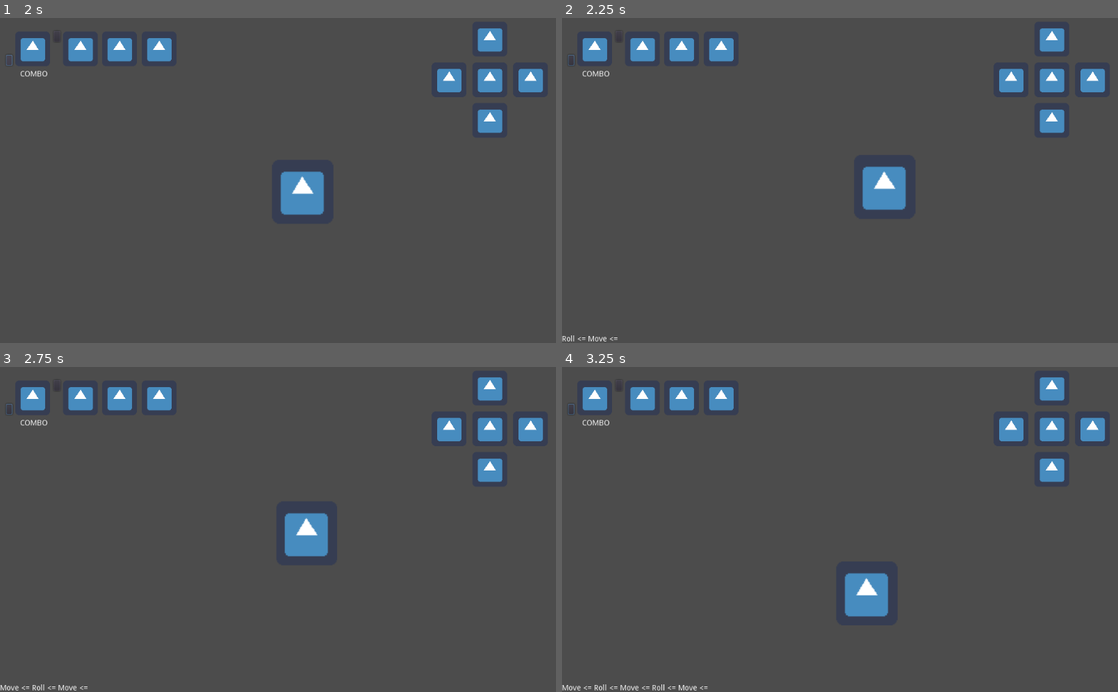
Above: before the commit, frames 1-4 (two rows, left to right).
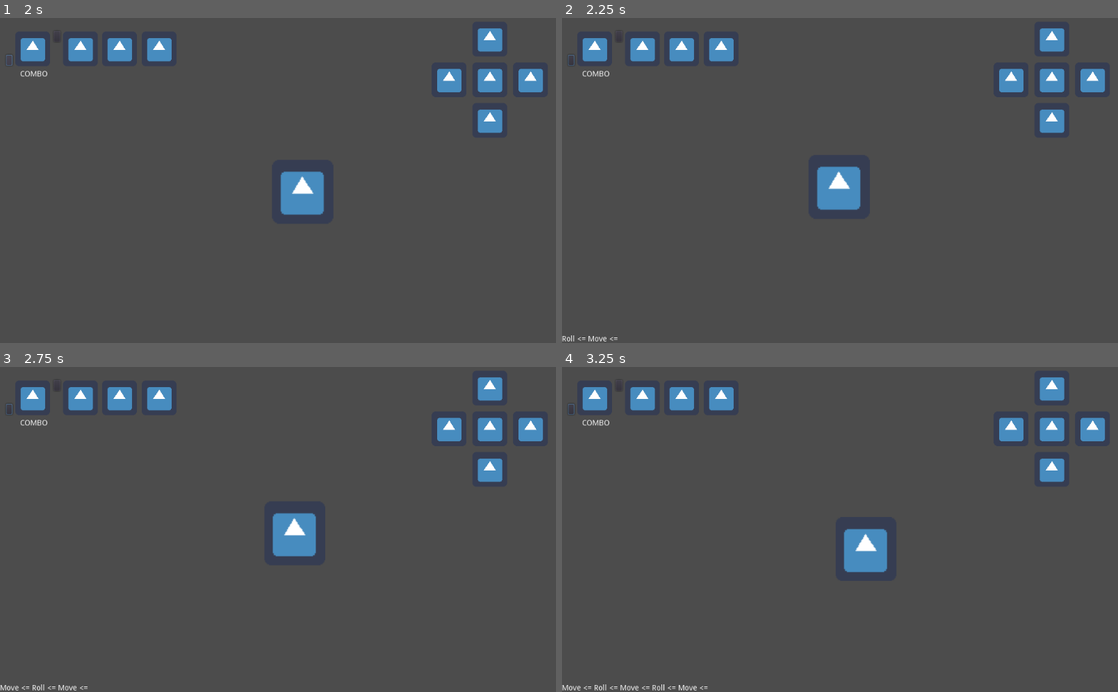
Above: after the commit, the same moments.

Repository: andrebariani/gmtk2022
Game: Godot game, scene res://src/Main.tscn
Two runs of this game, one before a commit and one after it. Both use one fixed random seed, a clock stepped at 60 frames per second and the inputs below. The engine's default icon, where the game draws it, is replaced by a stand-in: a white triangle on a blue panel in a dark square.
Inputs (mouse positions are in pixels of both pictures, inside the frame that each line leads up to):
- Up to frame 1 (2 s): click (55, 37) at 0.5 s; click (11, 60) at 1.25 s
- Up to frame 2 (2.25 s): tap Enter at 2 s; move the mouse to (962, 164) at 2.02 s; hold Right (ui_right) from 2.03 s (still down); tap Space (roll) at 2.1 s
- Up to frame 3 (2.75 s): keep holding Right (ui_right)
- Up to frame 4 (3.25 s): move the mouse to (728, 545) at 2.77 s; release Right (ui_right) at 2.78 s; hold Down (ui_down) from 2.78 s (still down); tap Space (roll) at 2.85 s

Frame 1 is identical in both runs. In frame 2, 2.1% of the frame differs, in the area x 45-62%, y 45-60%; in frame 3, 0.8%; in frame 4, 2.1%, in the area x 50-59%, y 49-77%.
Error after the commit: Invalid type in function 'move_and_slide' in base 'KinematicBody2D (Player.gd)'. Cannot convert argument 1 from float to Vector2. (res://src/entities/player/Pl…

Commit message:
roll faces

Diff:
--- a/project.godot
+++ b/project.godot
@@ -58,6 +58,7 @@
 
 Transitions="*res://src/ui/Transitions.tscn"
 GlobalNode="*res://src/global/Global.tscn"
+Constants="*res://src/global/Constants.gd"
 
 [input]
 
--- /dev/null
+++ b/src/Main.gd
@@ -0,0 +1,5 @@
+extends Node2D
+
+
+func _on_Player_rolled():
+	pass # Replace with function body.
--- a/src/Main.tscn
+++ b/src/Main.tscn
@@ -1,11 +1,13 @@
-[gd_scene load_steps=5 format=2]
+[gd_scene load_steps=6 format=2]
 
 [ext_resource path="res://src/entities/player/Player.tscn" type="PackedScene" id=1]
 [ext_resource path="res://src/entities/camera/Camera.tscn" type="PackedScene" id=2]
 [ext_resource path="res://src/shaders/ScreenShader.tscn" type="PackedScene" id=3]
 [ext_resource path="res://src/ui/UI.tscn" type="PackedScene" id=4]
+[ext_resource path="res://src/Main.gd" type="Script" id=5]
 
 [node name="Main" type="Node2D"]
+script = ExtResource( 5 )
 
 [node name="Player" parent="." instance=ExtResource( 1 )]
 
@@ -17,3 +19,5 @@
 [node name="UI" parent="CanvasLayer" instance=ExtResource( 4 )]
 
 [node name="ScreenShaders" parent="CanvasLayer" instance=ExtResource( 3 )]
+
+[connection signal="rolled" from="Player" to="." method="_on_Player_rolled"]
--- a/src/entities/player/DieFace.gd
+++ b/src/entities/player/DieFace.gd
@@ -1,27 +1,10 @@
 extends Node
+
+const FACE_ENEMIES = [Constants.MELEE, Constants.RANGED, Constants.SUPPORT,
+					Constants.MELEE, Constants.RANGED, Constants.SUPPORT]
 
 var faces = [1, 4, 2, 3, 5, 6]
 enum { TOP, LEFT, FRONT, RIGHT, BEHIND, DOWN }
-
-
-func _ready():
-	print_debug(get_current_face())
-	roll_left()
-	print_debug(get_current_face())
-	roll_left()
-	print_debug(get_current_face())
-	roll_down()
-	print_debug(get_current_face())
-	roll_right()
-	print_debug(get_current_face())
-	roll_down()
-	print_debug(get_current_face())
-	roll_down()
-	print_debug(get_current_face())
-	roll_left()
-	print_debug(get_current_face())
-	roll_up()
-	print_debug(get_current_face())
 
 
 func roll_left():
@@ -38,14 +21,12 @@
 	faces[BEHIND] = f[DOWN]
 	faces[DOWN] = f[FRONT]
 
-
 func roll_right():
 	var f = faces.duplicate()
 	faces[RIGHT] = f[TOP]
 	faces[TOP] = f[LEFT]
 	faces[LEFT] = f[DOWN]
 	faces[DOWN] = f[RIGHT]
-
 
 func roll_up():
 	var f = faces.duplicate()
@@ -55,6 +36,14 @@
 	faces[DOWN] = f[BEHIND]
 
 
+func get_face(face):
+	return faces[face]
 
 func get_current_face():
-	return faces[TOP]
+	return get_face(TOP)
+
+func get_enemy_type(face):
+	return FACE_ENEMIES[get_face(face)]
+
+func get_current_enemy_type():
+	return get_enemy_type(TOP)
--- a/src/entities/player/Inputs.gd
+++ b/src/entities/player/Inputs.gd
@@ -39,7 +39,7 @@
 		inputs.dirv = inputs.dirv.normalized()
 
 	if inputs.dirv != Vector2.ZERO:
-		p.ori = inputs.dirv.normalized()
+		p.ori = inputs.dirv
 
 	for just_pressed_input in just_pressed_inputs:
 		if Input.is_action_just_pressed(just_pressed_input):
--- a/src/entities/player/Player.gd
+++ b/src/entities/player/Player.gd
@@ -1,5 +1,7 @@
 extends KinematicBody2D
 class_name Player
+
+signal rolled
 
 export var debug = false
 
@@ -19,6 +21,7 @@
 
 onready var inputHelper = $Inputs
 onready var stateMachine = $StateMachine
+onready var dieFaces = $DieFaces
 onready var _sprite = $Sprite
 onready var _hurtbox = $Hurtbox
 onready var _state_debug = $CanvasLayer/Debug/State
@@ -108,3 +111,7 @@
 		if(a < b):
 			return b
 	return a
+
+
+func _on_Roll_rolled():
+	emit_signal("rolled")
--- a/src/entities/player/Player.tscn
+++ b/src/entities/player/Player.tscn
@@ -28,6 +28,9 @@
 script = ExtResource( 7 )
 just_pressed_inputs = [ "roll" ]
 
+[node name="DieFaces" type="Node" parent="."]
+script = ExtResource( 8 )
+
 [node name="StateMachine" type="Node" parent="."]
 script = ExtResource( 1 )
 
@@ -39,9 +42,6 @@
 
 [node name="Roll" type="Node" parent="StateMachine"]
 script = ExtResource( 5 )
-
-[node name="DieFace" type="Node" parent="."]
-script = ExtResource( 8 )
 
 [node name="CanvasLayer" type="CanvasLayer" parent="."]
 
@@ -60,3 +60,8 @@
 margin_top = -79.0
 margin_right = 59.0
 margin_bottom = -64.0
+__meta__ = {
+"_edit_use_anchors_": false
+}
+
+[connection signal="rolled" from="StateMachine/Roll" to="." method="_on_Roll_rolled"]
--- a/src/entities/player/states/Roll.gd
+++ b/src/entities/player/states/Roll.gd
@@ -1,4 +1,8 @@
 extends State
+
+signal rolled
+
+var orientation = Vector2.ZERO
 
 func begin():
 	if !e.enablers.roll:
@@ -10,9 +14,24 @@
 	e.current_speed = e.roll_speed
 	e.has_dir_control = false
 
+	orientation = e.ori
+	if orientation.x < 0:
+		e.dieFaces.roll_left()
+	elif orientation.x > 0:
+		e.dieFaces.roll_right()
+	elif orientation.y < 0:
+		e.dieFaces.roll_up()
+	else:
+		e.dieFaces.roll_down()
+
+	emit_signal("rolled")
+
 
 func run(delta):
-	e.apply_velocity(e.ori * delta)
+	if orientation.x != 0:
+		e.apply_velocity(orientation.x * delta)
+	else:
+		e.apply_velocity(orientation.y * delta)
 
 	if e.timers.roll.is_over():
 		if e.get_input('dirv'):
--- /dev/null
+++ b/src/global/Constants.gd
@@ -0,0 +1,4 @@
+extends Node
+
+
+enum {MELEE, RANGED, SUPPORT}
--- a/src/ui/UI.gd
+++ b/src/ui/UI.gd
@@ -18,11 +18,11 @@
 
 
 func set_current_faces(main, top, bottom, left, right):
-	$MainFace.texture = main
-	$MainFace/Top.texture = top
-	$MainFace/Bottom.texture = bottom
-	$MainFace/Left.texture = left
-	$MainFace/Right.texture = right
+	$MainFace.texture = faces[main]
+	$MainFace/Top.texture = faces[top]
+	$MainFace/Bottom.texture = faces[bottom]
+	$MainFace/Left.texture = faces[left]
+	$MainFace/Right.texture = faces[right]
 
 
 func set_health(health):
